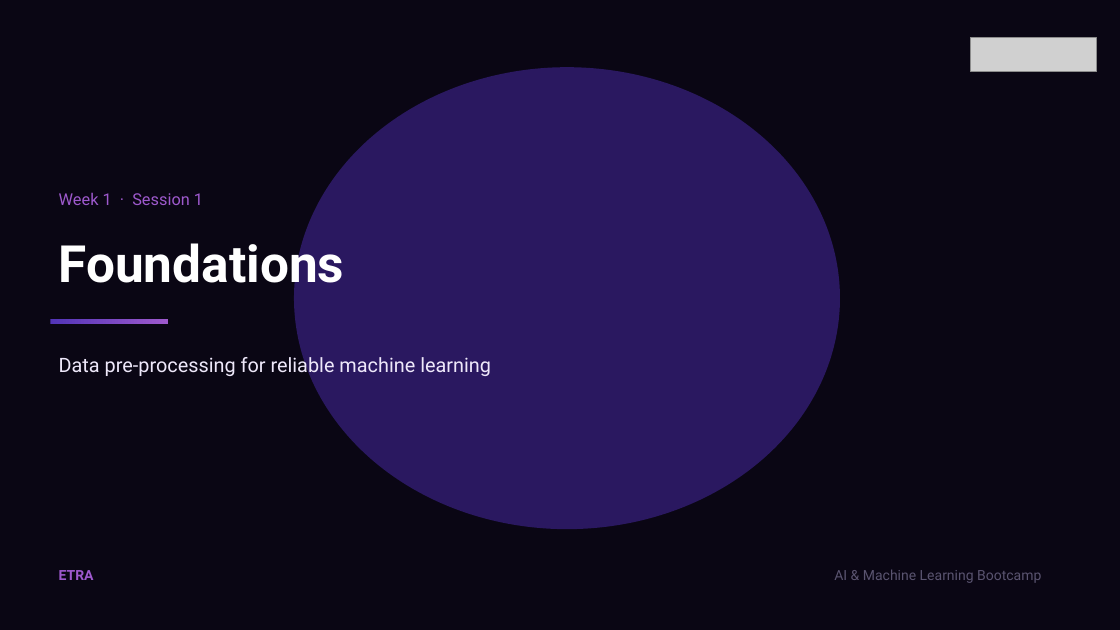
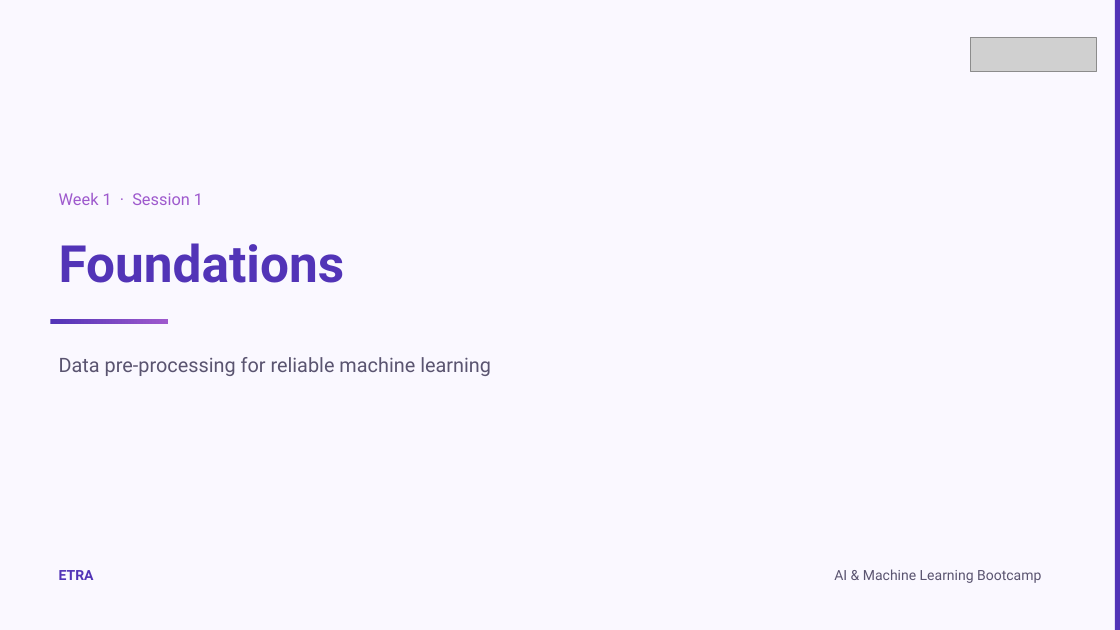
Before and after one commit to iksasa15/AI-ML, a slide deck: slide 1 of web-presentation/pdf-exports/Week1-Session1-Foundations.pptx. Drawn at 1120x630 pixels with LibreOffice and Linux fonts; fonts in the diff are those of the drawing; grey boxes stand for pictures. Boxes give left, top, right and bottom in pixels: in the first picture for what was removed or moved away, otherwise in the second. Text is boxed around its words. In the diff, an @@ line names an element or a change of style, - is before the commit and + after.

```diff
--- a/web-presentation/pdf-exports/Week1-Session1-Foundations.pptx
+++ b/web-presentation/pdf-exports/Week1-Session1-Foundations.pptx
@@ background #0A0614 to #FAF8FF @@
@@ rectangle added at box(1115, 0, 1120, 630), fill #5234B7 @@
@@ ellipse removed at box(294, 67, 840, 529) @@
@@ text "Foundations" at box(59, 243, 345, 283): text colour #FFFFFF to #5234B7 @@
@@ text "Data pre-processing for reliable machine ..." at box(59, 357, 491, 376): text colour #EEE8FA to #5A5470 @@
@@ text "ETRA" at box(59, 570, 94, 580): text colour #9E59CD to #5234B7 @@
```
Also in this commit, not shown: 1 other slide changed, 5 other files.
